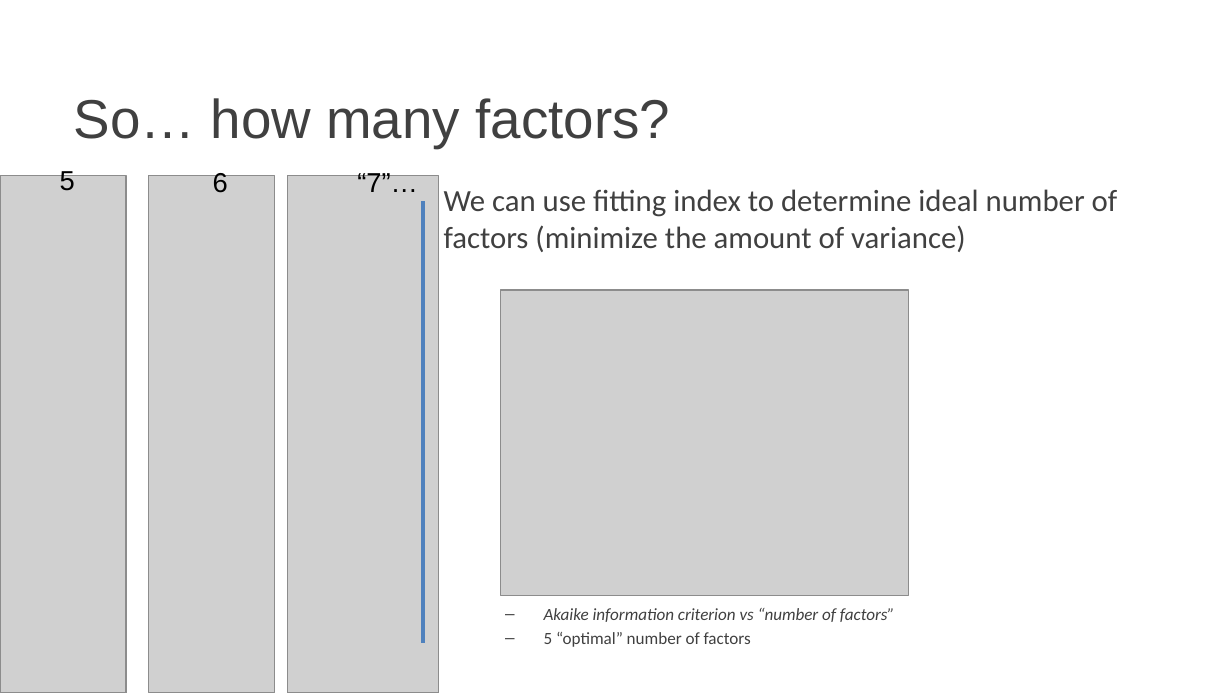
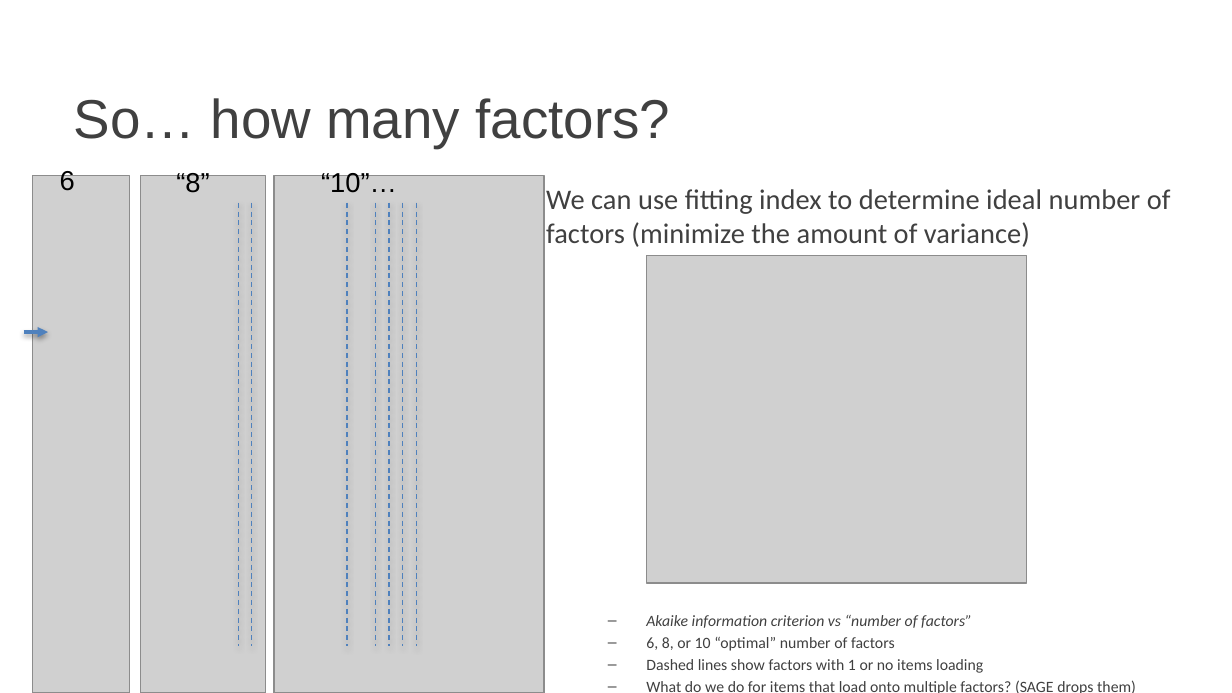
Before and after one commit to Pontigre/PER_analysis, a slide deck: slide 14 of Analysis_explanation.pptx (slide 16 before the commit). Drawn at 1232x693 pixels with LibreOffice and Linux fonts; fonts in the diff are those of the drawing; grey boxes stand for pictures; background and template pictures are left out. Boxes give left, top, right and bottom in pixels: in the first picture for what was removed or moved away, otherwise in the second. Text is boxed around its words. In the diff, an @@ line names an element or a change of style, - is before the commit and + after.

```diff
--- a/Analysis_explanation.pptx
+++ b/Analysis_explanation.pptx
@@ picture: place and size @@
-picture at [0,176,126,693]
+picture at [32,176,129,693]
@@ text "6": place and size @@
-text "6" at [213,171,228,193]
+text "6" at [60,169,75,191]
@@ text removed at [60,169,75,191] @@
-5
@@ picture: place and size @@
-picture at [149,175,275,692]
+picture at [140,176,265,693]
@@ text added at [176,171,209,193], 16 pt, text #000000 @@
+“8”
@@ picture: place and size @@
-picture at [287,176,439,693]
+picture at [274,176,543,693]
@@ text at [321,170,397,193]: text changed @@
-“7”…
+“10”…
@@ text "We can use fitting index ...": place and size @@
-text "We can use fitting index ..." at [444,189,1118,647]
+text "We can use fitting index ..." at [546,189,1171,693]
@@ line added from (238, 203) to (238, 647), #4F81BD 0.75 pt dashed @@
@@ line added from (251, 203) to (251, 647), #4F81BD 0.75 pt dashed @@
@@ line added from (347, 203) to (347, 647), #4F81BD 0.75 pt dashed @@
@@ line added from (376, 203) to (376, 647), #4F81BD 0.75 pt dashed @@
@@ line added from (389, 203) to (389, 647), #4F81BD 0.75 pt dashed @@
@@ line added from (403, 203) to (403, 647), #4F81BD 0.75 pt dashed @@
@@ line moved from (423, 201) - (423, 643) to (416, 203) - (416, 647) @@
@@ line (416, 203) - (416, 647): stroke #4F81BD 2 pt to #4F81BD 0.75 pt dashed @@
@@ text at [546,189,1171,628]: size 18 to 16.6 pt in "We can use fitting index to determine ..."; size 10 to 9.2 pt in "Akaike information criterion vs “number of factors”" @@
@@ picture: place and size @@
-picture at [501,290,909,595]
+picture at [647,255,1026,583]
@@ arrow added from (23, 333) to (48, 333), #4F81BD 2 pt @@
@@ text at [646,637,1136,693]: text changed; size 10 to 9.2 pt @@
-  – 5 “optimal” number of factors
+  – 6, 8, or 10 “optimal” number of factors
+  – Dashed lines show factors with 1 or no items loading
+  – What do we do for items that load onto multiple factors? (SAGE drops them)
```
Also in this commit, not shown: 8 other slides changed, 9 slides added, 1 slide removed, 13 other files.
